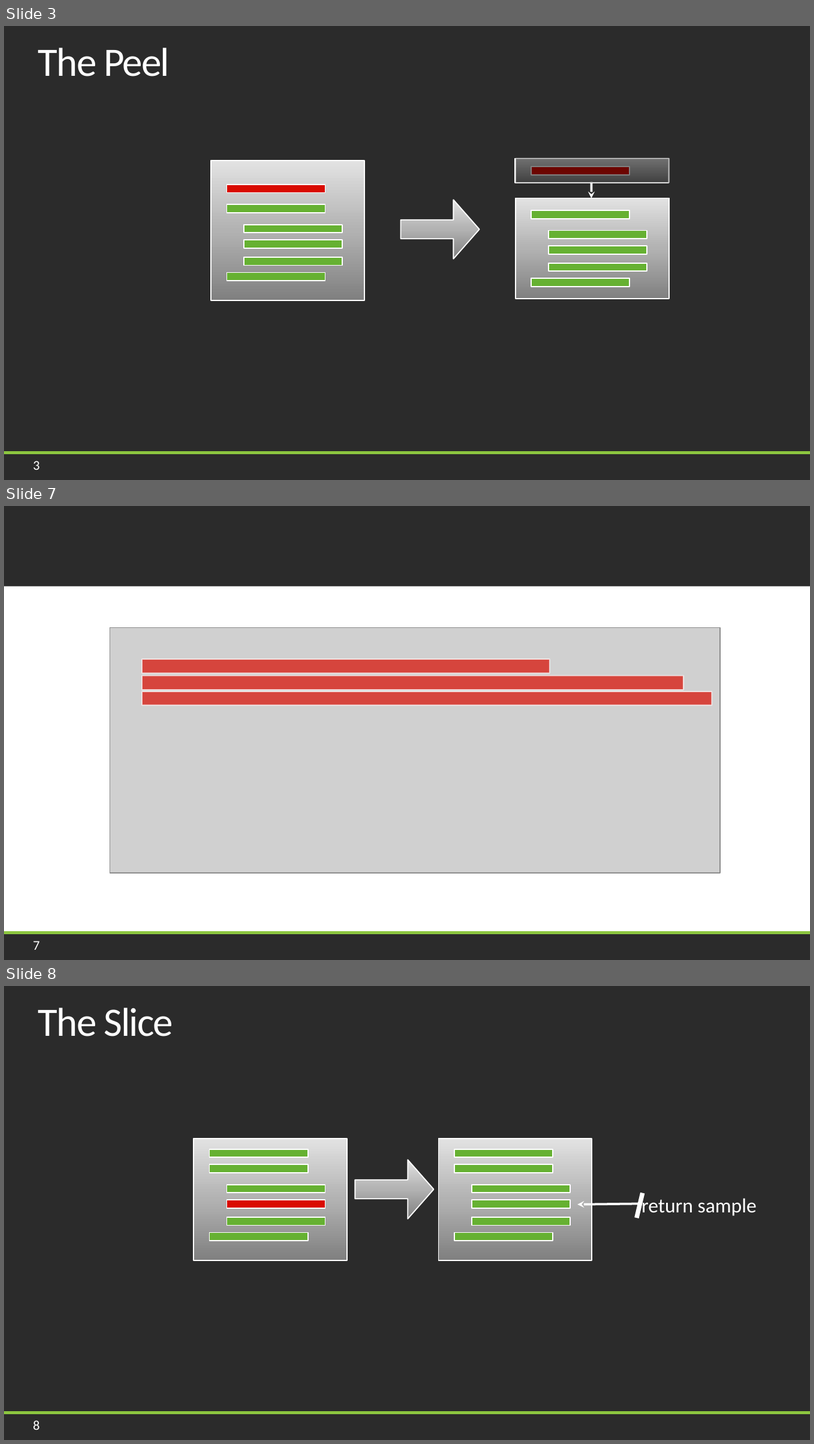
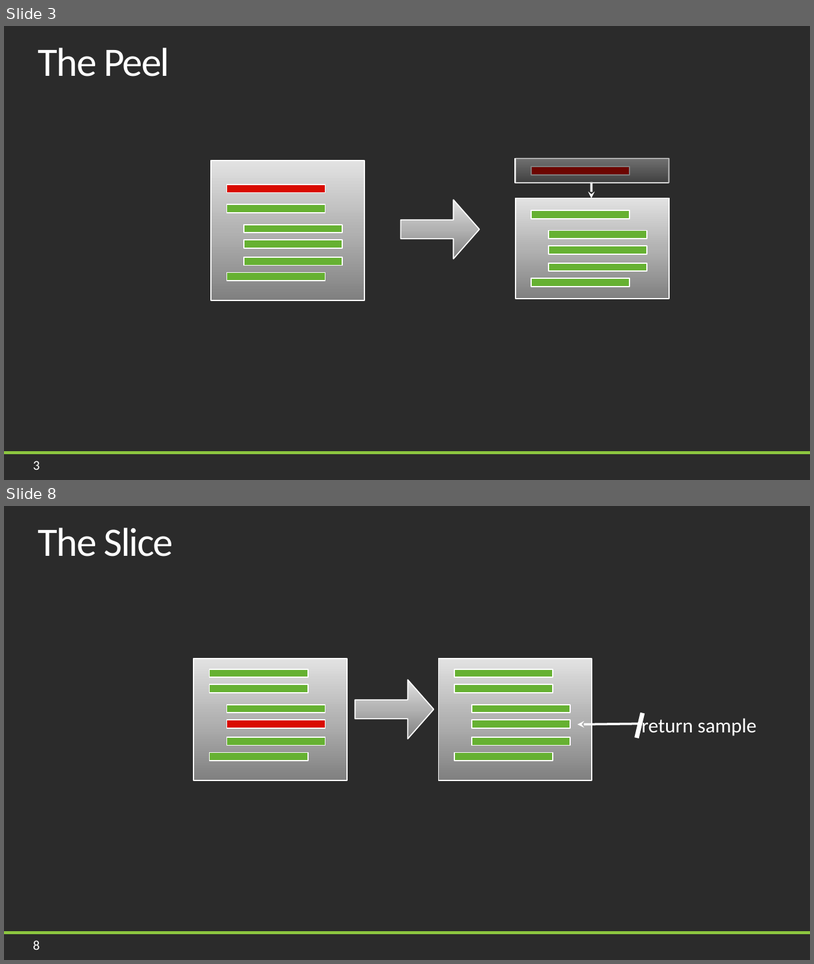
Before and after one commit to jason-kerney/PeelAndSlice, a slide deck: Documents/Slides.pptx. Shown one above the other, each under a label of ours: slides 3, 7 and 8 before the commit, slides 3 and 8 after it; the slides between them are not shown. The pictures are 814x1444 and 814x964 pixels, drawn with LibreOffice and Linux fonts; fonts in the diff are those of the drawing; grey boxes stand for pictures; background and template pictures are left out; a plain dark background stands for a picture behind light text. Boxes give left, top, right and bottom in pixels: in the first picture for what was removed or moved away, otherwise in the second. Text is boxed around its words. In the diff, an @@ line names an element or a change of style, - is before the commit and + after.

```diff
--- a/Documents/Slides.pptx
+++ b/Documents/Slides.pptx
@@ slide 7 removed at (4, 506, 810, 960), background picture (left out); not listed: 2 template elements that a slide beside it also shows @@
@@ rectangle removed at (4, 586, 810, 932) @@
@@ picture removed at (110, 628, 721, 873) @@
@@ rectangle removed at (142, 659, 550, 674) @@
@@ rectangle removed at (142, 675, 684, 690) @@
@@ rectangle removed at (142, 691, 712, 705) @@
```
Also in this commit, not shown: 3 slides added, 2 other slides removed.
